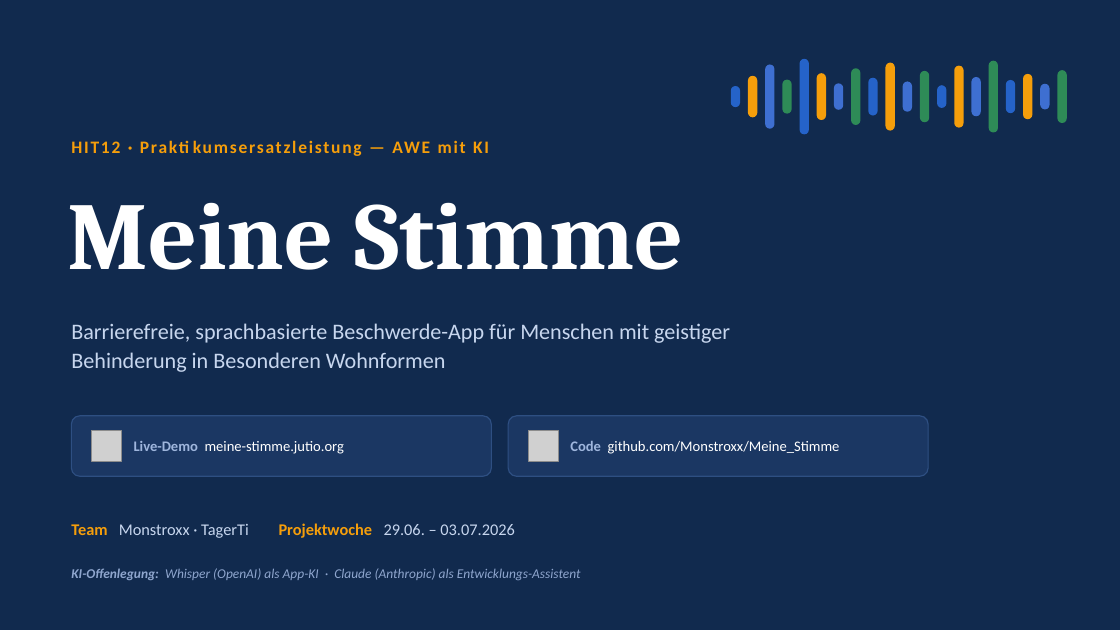
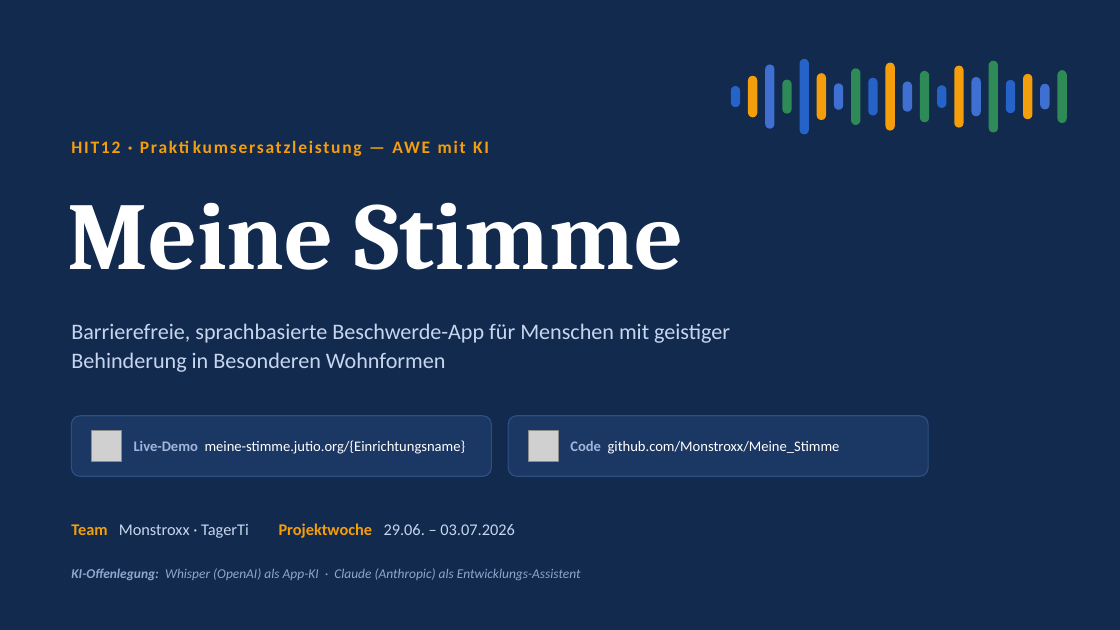
Before and after one commit to Monstroxx/Meine_Stimme, a slide deck: slide 1 of docs/Meine_Stimme.pptx. Drawn at 1120x630 pixels with LibreOffice and Linux fonts; fonts in the diff are those of the drawing; grey boxes stand for pictures. Boxes give left, top, right and bottom in pixels: in the first picture for what was removed or moved away, otherwise in the second. Text is boxed around its words. In the diff, an @@ line names an element or a change of style, - is before the commit and + after.

```diff
--- a/docs/Meine_Stimme.pptx
+++ b/docs/Meine_Stimme.pptx
@@ text at [134, 440, 466, 454]: text changed @@
-Live-Demo meine-stimme.jutio.org
+Live-Demo meine-stimme.jutio.org/{Einrichtungsname}
```
Also in this commit, not shown: 3 other slides changed.
